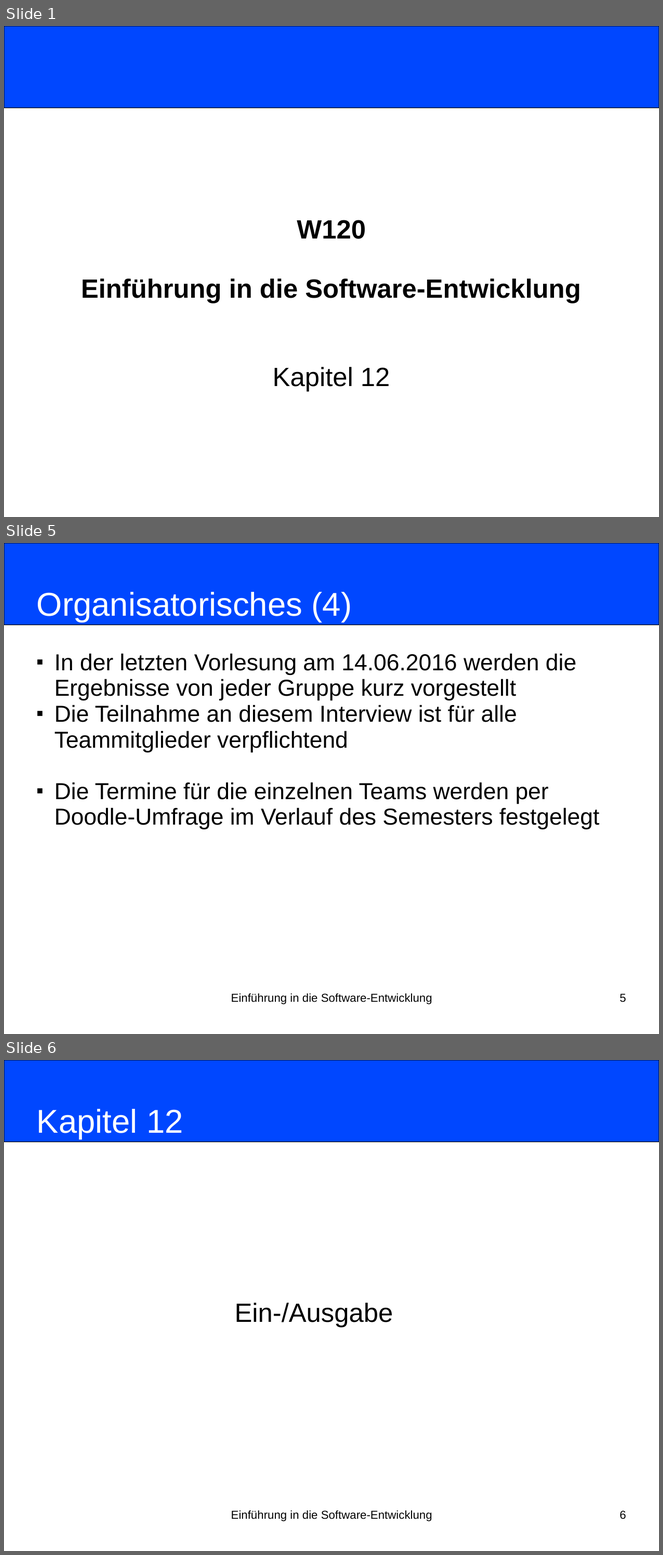
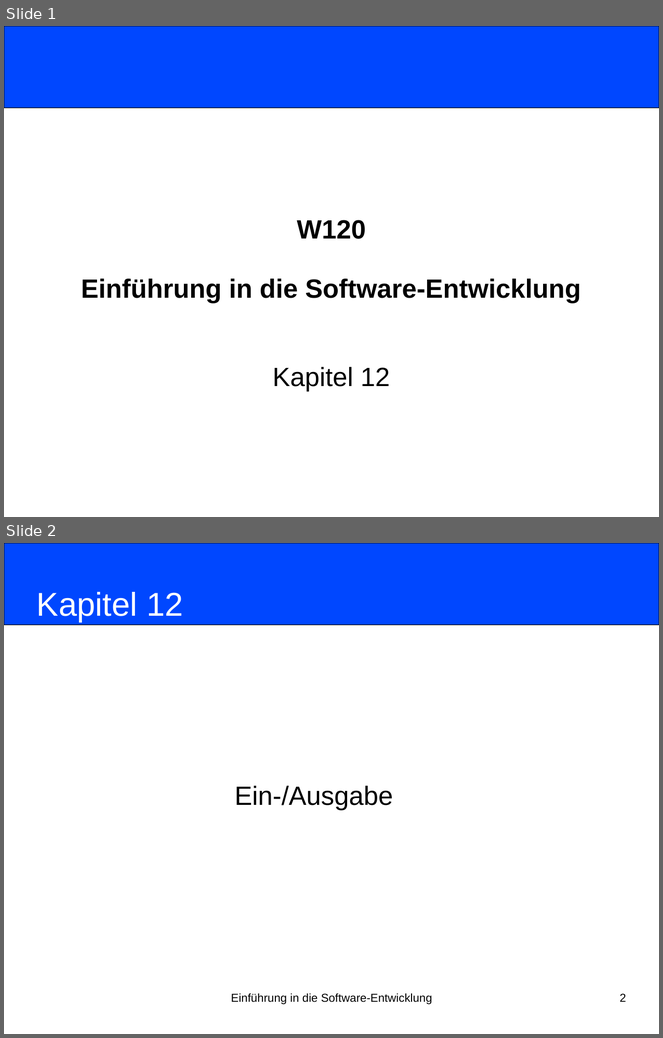
Before and after one commit to nordakademie-einfuehrung-java/vorlesungsskript, a slide deck: folien/Semester_04_Termin_04_Kapitel12.pptx. Shown one above the other, each under a label of ours: slides 1, 5 and 6 before the commit, slides 1 and 2 after it; the slides between them are not shown. The pictures are 663x1555 and 663x1038 pixels, drawn with LibreOffice and Linux fonts; fonts in the diff are those of the drawing. Boxes give left, top, right and bottom in pixels: in the first picture for what was removed or moved away, otherwise in the second. Text is boxed around its words. In the diff, an @@ line names an element or a change of style, - is before the commit and + after.

Commit message:
Update Termine

```diff
--- a/folien/Semester_04_Termin_04_Kapitel12.pptx
+++ b/folien/Semester_04_Termin_04_Kapitel12.pptx
@@ slide 5 removed at [4,543,659,1034], background #FFFFFF @@
@@ rounded rectangle removed at [4,543,659,625] @@
@@ title removed at [37,592,352,622] @@
-Organisatorisches (4)
@@ subtitle removed at [54,653,599,830] @@
-■ In der letzten Vorlesung am 14.06.2016 werden die Ergebnisse von jeder Gruppe kurz vorgestellt
-■ Die Teilnahme an diesem Interview ist für alle Teammitglieder verpflichtend
-■ Die Termine für die einzelnen Teams werden per Doodle-Umfrage im Verlauf des Semesters festgelegt
@@ text removed at [231,994,432,1005] @@
-Einführung in die Software-Entwicklung
@@ page number removed at [620,994,626,1003] @@
-5
@@ what was slide 6 is now slide 2 @@
@@ page number at [620,994,626,1002]: text changed @@
-6
+2
```
Also in this commit, not shown: 3 other slides removed, 3 other files.
